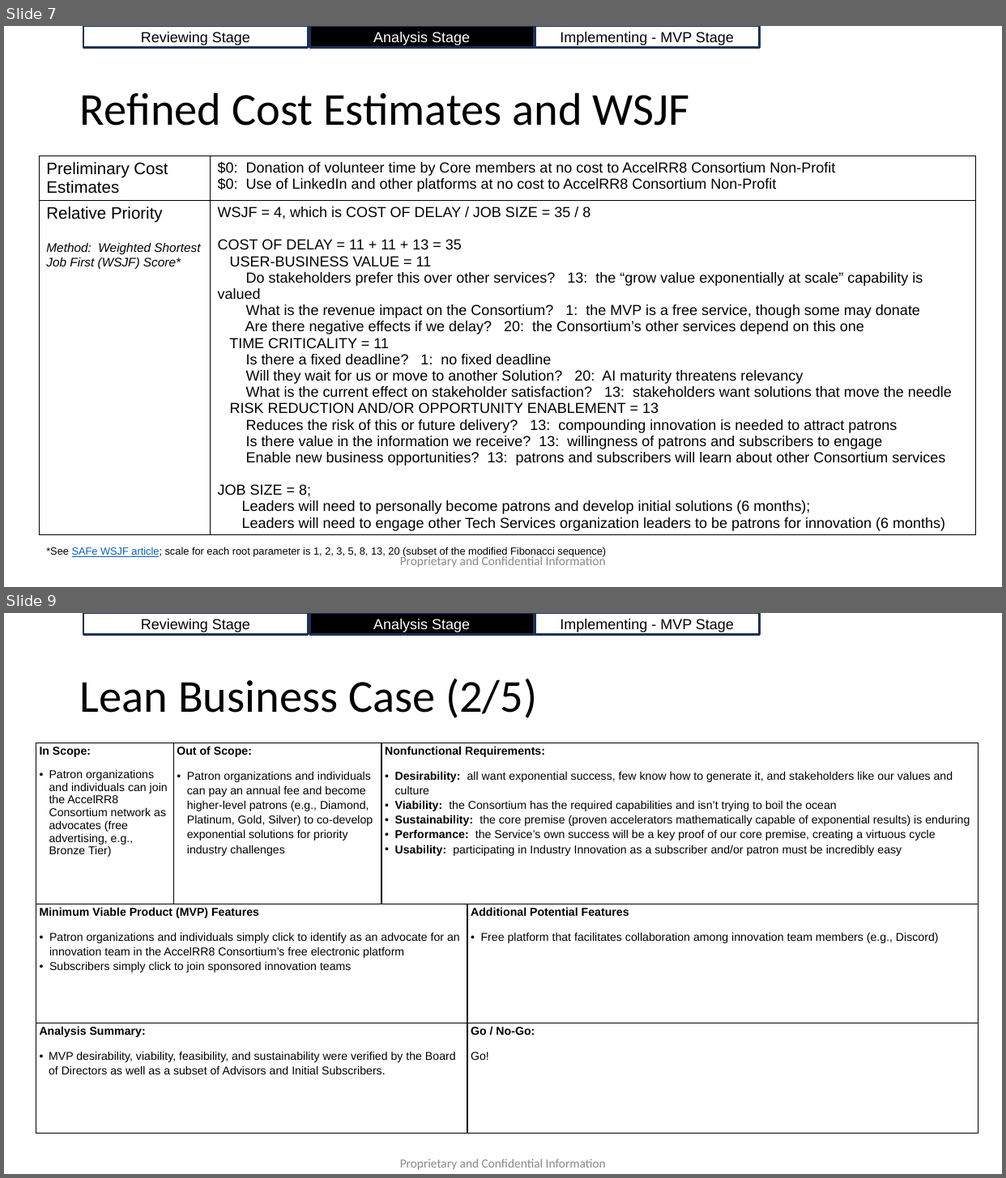
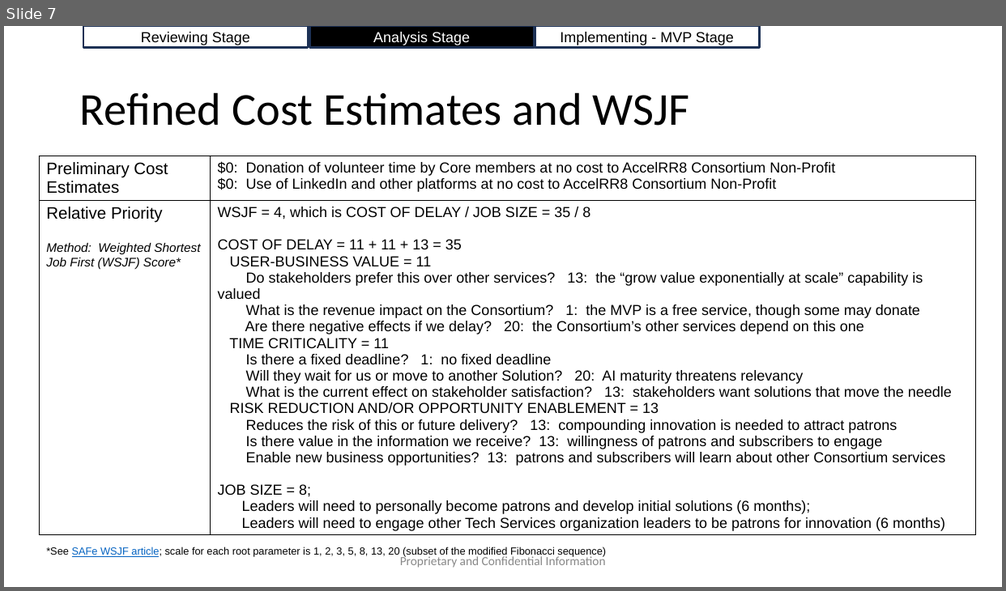
Before and after one commit to AccelRR8-Consortium-NonProfit/Management-Public, a slide deck: docs/2_Value_Creation/2a_Product/Industry_Innovation/Industry_Innovation_v1_Lean_Business_Case.pptx. Shown one above the other, each under a label of ours: slides 7 and 9 before the commit, slide 7 after it; the slides between them are not shown. The pictures are 1006x1178 and 1006x591 pixels, drawn with LibreOffice and Linux fonts; fonts in the diff are those of the drawing; background and template pictures are left out. Boxes give left, top, right and bottom in pixels: in the first picture for what was removed or moved away, otherwise in the second. Text is boxed around its words. In the diff, an @@ line names an element or a change of style, - is before the commit and + after.

Commit message:
Updated the Industry Innovation Deliverables Overview

```diff
--- a/docs/2_Value_Creation/2a_Product/Industry_Innovation/Industry_Innovation_v1_Lean_Business_Case.pptx
+++ b/docs/2_Value_Creation/2a_Product/Industry_Innovation/Industry_Innovation_v1_Lean_Business_Case.pptx
@@ slide 9 removed at <box>4,613,1002,1174</box>, background #FFFFFF @@
@@ rectangle removed at <box>83,613,308,635</box> @@
-Reviewing Stage
@@ rectangle removed at <box>309,613,534,635</box> @@
-Analysis Stage
@@ rectangle removed at <box>535,613,760,635</box> @@
-Implementing - MVP Stage
@@ title removed at <box>80,679,537,718</box> @@
-Lean Business Case (2/5)
@@ table removed at <box>36,743,978,1133</box>, 3 rows, 4 columns @@
-In Scope: / Patron organizations and individuals can join the AccelRR8 Consortium network as advocates (free advertising, e.g., Bronze Tier) | Out of Scope: / Patron organizations and individuals can pay an annual fee and become higher-level patrons (e.g., Diamond, Platinum, Gold, Silver) to co-develop exponential solutions for priority industry challenges | Nonfunctional Requirements: / Desirability: all want exponential success, few know how to generate it, and stakeholders like our values and culture / Viability: the Consortium has the required capabilities and isn’t trying to boil the ocean / Sustainability: the core premise (proven accelerators mathematically capable of exponential results) is enduring / Performance: the Service’s own success will be a key proof of our core premise, creating a virtuous cycle / Usability: participating in Industry Innovation as a subscriber and/or patron must be incredibly easy | 
-Minimum Viable Product (MVP) Features / Patron organizations and individuals simply click to identify as an advocate for an innovation team in the AccelRR8 Consortium’s free electronic platform / Subscribers simply click to join sponsored innovation teams |  |  | Additional Potential Features / Free platform that facilitates collaboration among innovation team members (e.g., Discord)
-Analysis Summary: / MVP desirability, viability, feasibility, and sustainability were verified by the Board of Directors as well as a subset of Advisors and Initial Subscribers. |  |  | Go / No-Go: / Go!
@@ text removed at <box>400,1159,606,1170</box> @@
-Proprietary and Confidential Information
```
Also in this commit, not shown: 2 slides changed, 3 other slides removed, 6 other files.
